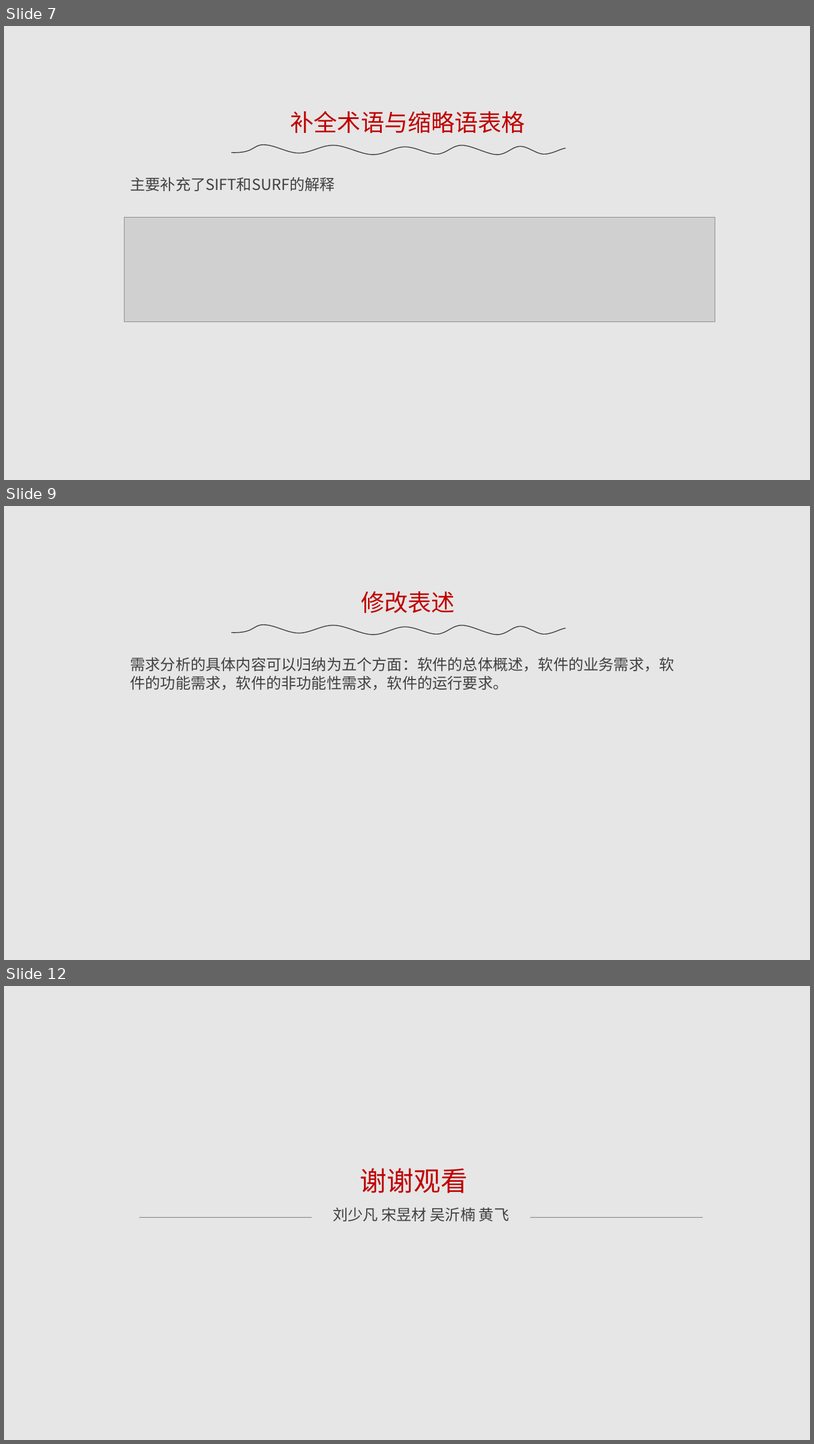
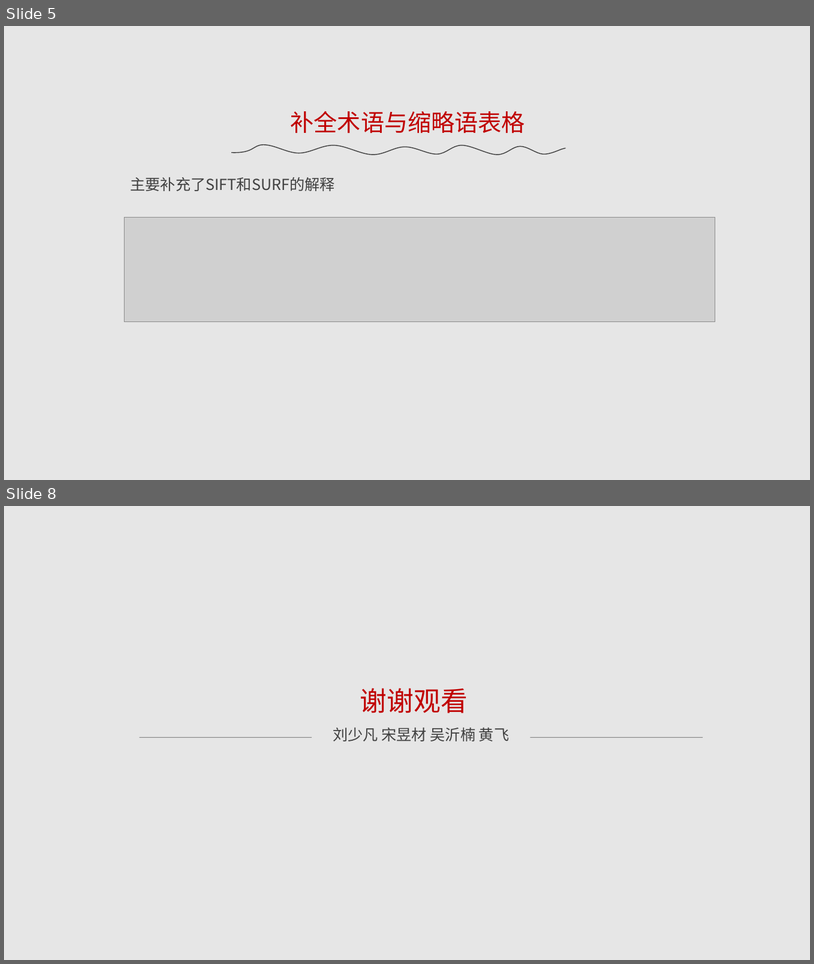
Before and after one commit to bhsei/17TeamE_Lire, a slide deck: 3.项目PPT/需求修改说明.ppt. Shown one above the other, each under a label of ours: slides 7, 9 and 12 before the commit, slides 5 and 8 after it; the slides between them are not shown. The pictures are 814x1444 and 814x964 pixels, drawn with LibreOffice and Linux fonts; fonts in the diff are those of the drawing; grey boxes stand for pictures. Boxes give left, top, right and bottom in pixels: in the first picture for what was removed or moved away, otherwise in the second. Text is boxed around its words. In the diff, an @@ line names an element or a change of style, - is before the commit and + after.

```diff
--- a/3.项目PPT/需求修改说明.ppt
+++ b/3.项目PPT/需求修改说明.ppt
@@ slide 9 removed at (4,506,810,960), background #E6E6E6 @@
@@ text removed at (361,591,455,613) @@
-修改表述
@@ freeform shape removed at (231,624,566,634) @@
@@ text removed at (131,657,675,690) @@
-需求分析的具体内容可以归纳为五个方面：软件的总体概述，软件的业务需求，软件的功能需求，软件的非功能性需求，软件的运行要求。
@@ what was slide 7 is now slide 5 @@
@@ what was slide 12 is now slide 8 @@
```
Also in this commit, not shown: 5 slides changed, 3 other slides removed, 8 other files.
